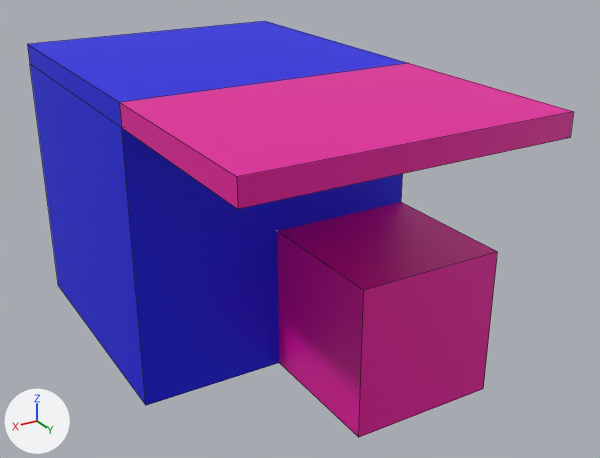
An edit to the FBX model Assets/TestTuiles/TuileTest2x2/TuileCarree01.fbx, drawn before and after from the same camera.
Both versions are drawn from a 50 mm camera at (1.23, 2.67, 1.08) aimed at (-0.11, 0.43, -0.03). Every picture has the same lights, and +X, +Y and +Z are marked at lower left. Mesh edges are drawn as thin lines.

Before the edit, the objects in view are built like this:
```python
me_cube_006 = bpy.data.meshes.new('Cube.006')
me_cube_006.from_pydata(...)  # 24 vertices, 20 faces; spans x -0.5..0.5, y -0.5..1.2, z -0.5..0.5
# faces by material slot: [11, 9]
me_cube_006.materials.append(mat_material_001)  # pink #e7009e
me_cube_006.materials.append(mat_material_002)  # blue #0002e7
ob_0_1 = bpy.data.objects.new('0,1', me_cube_006)
ob_0_1.location = (0.0, 0.0, 0.0)
```
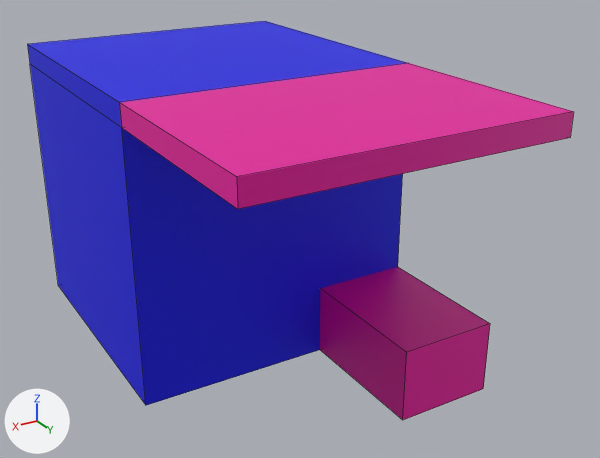
Patch to the scene script:
```diff
--- a/Assets/TestTuiles/TuileTest2x2/TuileCarree01.fbx.py
+++ b/Assets/TestTuiles/TuileTest2x2/TuileCarree01.fbx.py
@@ me_cube_006 @@
 me_cube_006.from_pydata(...)  # 24 vertices, 20 faces; spans x -0.5..0.5, y -0.5..1.2, z -0.5..0.5
 # used by ob_0_1; location = (0.0, 0.0, 0.0)
+# me_cube_006 part 1: the loose piece of 8 vertices spanning x -0.5..0.01, y 0.25..0.98, z -0.5..0.0 is scaled about its middle by (0.666, 1, 0.494), then moved by (-0.08, 0.0, -0.13)
 me_cube_006.materials.append(mat_material_001)
```

What differs and where, as boxes [x1, y1, x2, y2] in the pictures (600 x 458 px; the box of a moved part takes in the faces that stretch with it):
'0,1', reshaped
    before: [27, 21, 574, 437]
    after: [27, 21, 574, 420]
part 1 of me_cube_006, moved or reshaped
    before: [278, 202, 497, 437]
    after: [320, 267, 490, 420]
